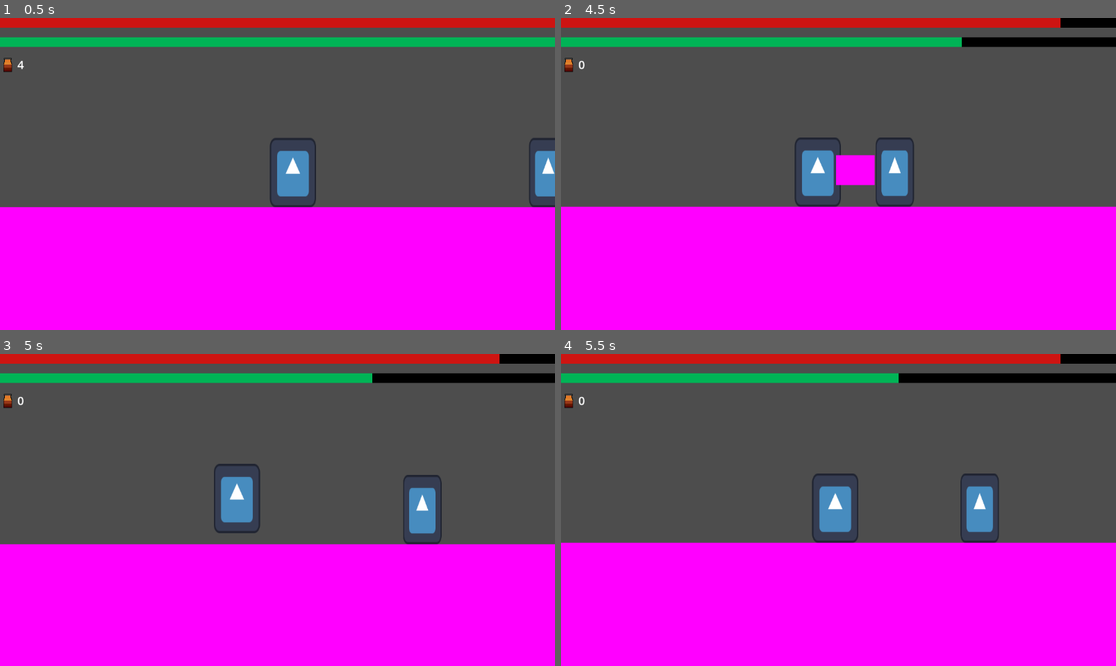
Above: before the commit, frames 1-4 (two rows, left to right).
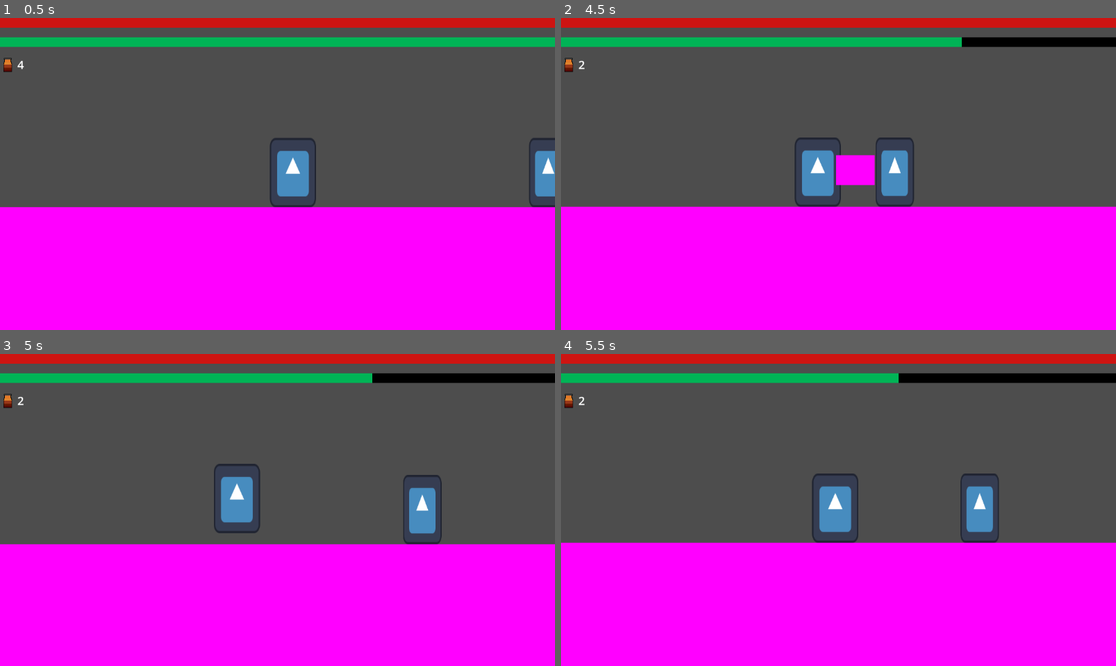
Above: after the commit, the same moments.

Repository: CodeScratcher/soulslike
Game: Godot game, scene res://Levels/test_scene.tscn
Two runs of this game, one before a commit and one after it. Both use one fixed random seed, a clock stepped at 60 frames per second and the inputs below. The engine's default icon, where the game draws it, is replaced by a stand-in: a white triangle on a blue panel in a dark square.
Inputs (mouse positions are in pixels of both pictures, inside the frame that each line leads up to):
- Up to frame 1 (0.5 s): no input
- Up to frame 2 (4.5 s): move the mouse to (960, 158) at 0.52 s; hold D (right) 0.53-2.03 s; tap E (heal) at 0.6, 1.35, 2.3, 3.05, 3.6, 4.35 s; tap W (jump) at 0.77, 1.52, 3.02, 3.77 s; move the mouse to (727, 189) at 1.27 s; move the mouse to (894, 105) at 2.02 s; hold A (left) 2.03-2.78 s; click (894, 105) at 2.1 s; move the mouse to (810, 236) at 2.77 s; hold D (right) 2.78-4.28 s; tap Space (roll) at 2.85 s; move the mouse to (1005, 220) at 3.52 s; move the mouse to (672, 127) at 4.27 s; hold A (left) from 4.28 s (still down)
- Up to frame 3 (5 s): keep holding A (left); tap W (jump) at 4.52 s
- Up to frame 4 (5.5 s): move the mouse to (866, 510) at 5.02 s; release A (left) at 5.03 s; hold D (right) from 5.03 s (still down); click (866, 510) at 5.1 s; tap E (heal) at 5.3 s

Frame 1 is identical in both runs. In frame 2, 0.3% of the frame differs, in the area x 3-100%, y 0-17%; in frame 3, 0.3%; in frame 4, 0.3%.

Commit message:
Fixed flasks
Made it so that you don't use flasks if you  are already at max hp

Diff:
--- a/Scripts/Player.gd
+++ b/Scripts/Player.gd
@@ -118,8 +118,9 @@
 
 func heal():
 	if Input.is_action_just_pressed("heal"):
-		if flasks > 0:
-			hp += 30
-			flasks -= 1
+		if hp != MAX_HP:
+			if flasks > 0:
+				hp += 30
+				flasks -= 1
 			if hp > MAX_HP:
 				hp = MAX_HP
